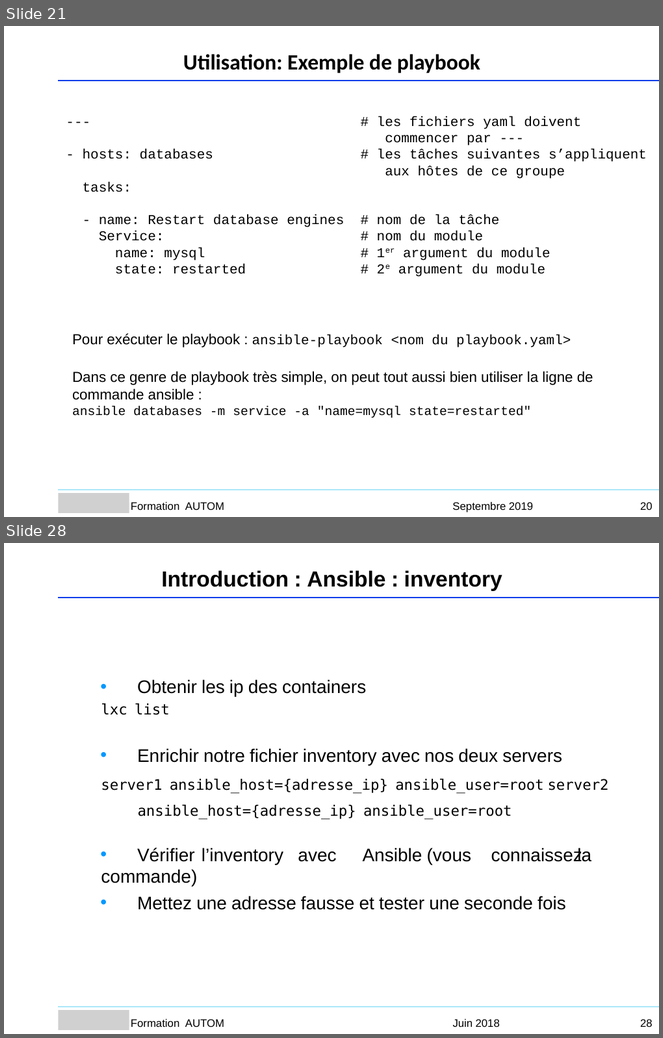
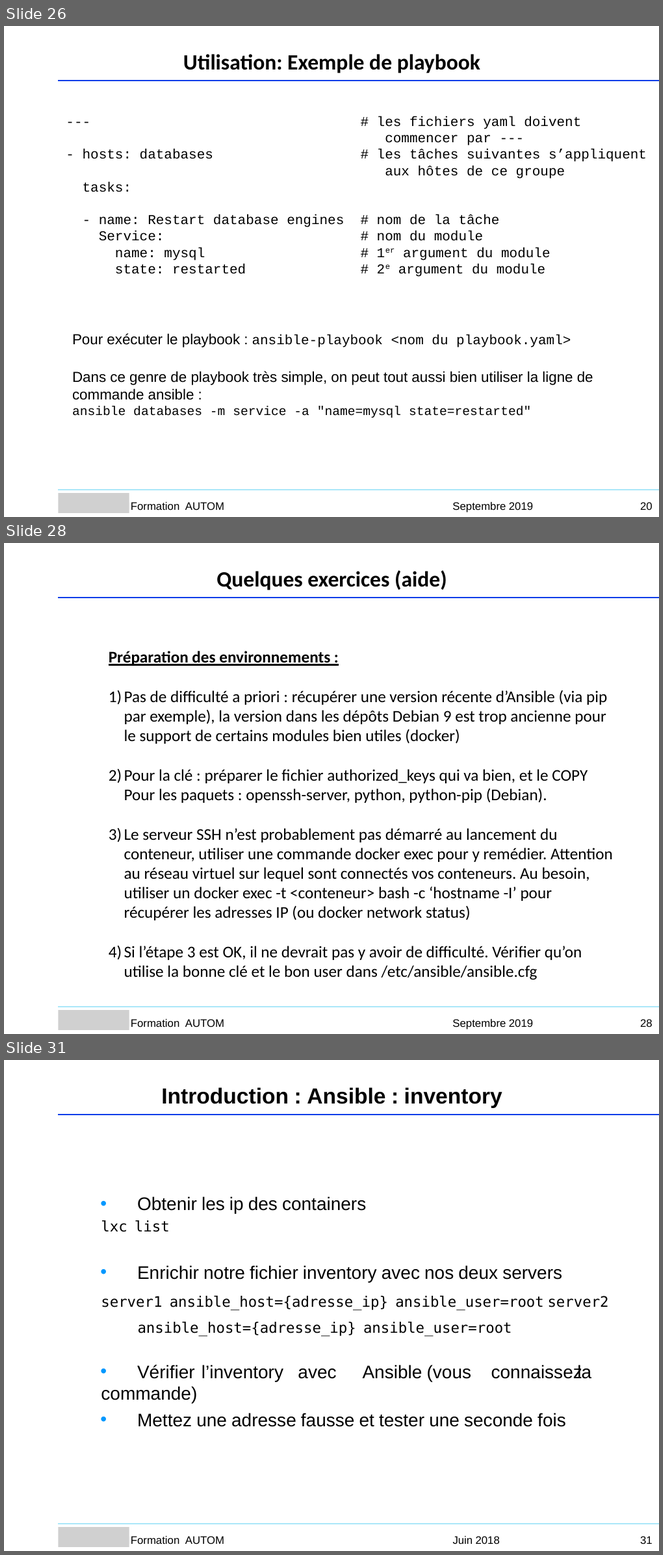
Before and after one commit to Sputnik93/cours_ansible, a slide deck: Ansible_support_cours_AGO.ppt. Shown one above the other, each under a label of ours: slides 21 and 28 before the commit, slides 26, 28 and 31 after it; the slides between them are not shown. The pictures are 663x1038 and 663x1555 pixels, drawn with LibreOffice and Linux fonts; fonts in the diff are those of the drawing; grey boxes stand for pictures; background and template pictures are left out. Boxes give left, top, right and bottom in pixels: in the first picture for what was removed or moved away, otherwise in the second. Text is boxed around its words. In the diff, an @@ line names an element or a change of style, - is before the commit and + after.

```diff
--- a/Ansible_support_cours_AGO.ppt
+++ b/Ansible_support_cours_AGO.ppt
@@ slide 28 added at (x1=4, y1=543, x2=659, y2=1034), background #FFFFFF @@
@@ text added at (x1=217, y1=570, x2=447, y2=590), 24 pt, text #000000, bold @@
+Quelques exercices (aide)
@@ freeform shape added at (x1=59, y1=598, x2=659, y2=598), outline #053CE8 0.99 pt @@
@@ text added at (x1=109, y1=651, x2=613, y2=980), 18 pt, text #000000 @@
+Préparation des environnements :
+1) Pas de difficulté a priori : récupérer une version récente d’Ansible (via pip par exemple), la version dans les dépôts Debian 9 est trop ancienne pour le support de certains modules bien utiles (docker)
+2) Pour la clé : préparer le fichier authorized_keys qui va bien, et le COPY
+   Pour les paquets : openssh-server, python, python-pip (Debian).
+3) Le serveur SSH n’est probablement pas démarré au lancement du conteneur, utiliser une commande docker exec pour y remédier. Attention au réseau virtuel sur lequel sont connectés vos conteneurs. Au besoin, utiliser un docker exec -t <conteneur> bash -c ‘hostname -I’ pour récupérer les adresses IP (ou docker network status)
+4) Si l’étape 3 est OK, il ne devrait pas y avoir de difficulté. Vérifier qu’on utilise la bonne clé et le bon user dans /etc/ansible/ansible.cfg
@@ freeform shape added at (x1=59, y1=1007, x2=659, y2=1007), outline #AAE7F9 0.99 pt @@
@@ picture added at (x1=59, y1=1011, x2=130, y2=1031) @@
@@ text added at (x1=131, y1=1019, x2=224, y2=1027), 12 pt, text #000000 @@
+Formation AUTOM
@@ text added at (x1=452, y1=1019, x2=533, y2=1030), 12 pt, text #000000 @@
+Septembre 2019
@@ page number added at (x1=640, y1=1019, x2=653, y2=1027), 12 pt, text #000000 @@
+28
@@ what was slide 21 is now slide 26 @@
@@ what was slide 28 is now slide 31 @@
@@ page number at (x1=640, y1=1536, x2=653, y2=1544): text changed @@
-28
+31
```
Also in this commit, not shown: 7 other slides added, 5 slides removed, 1 other file.
